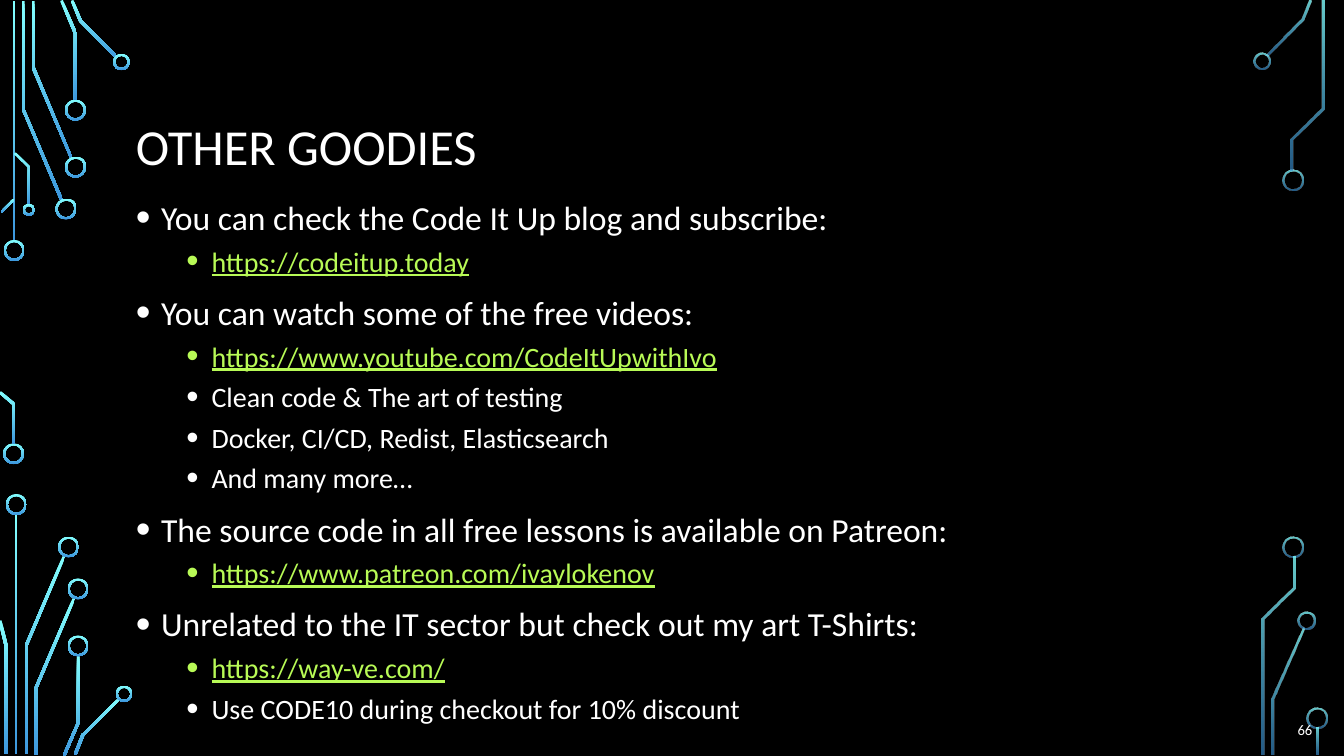
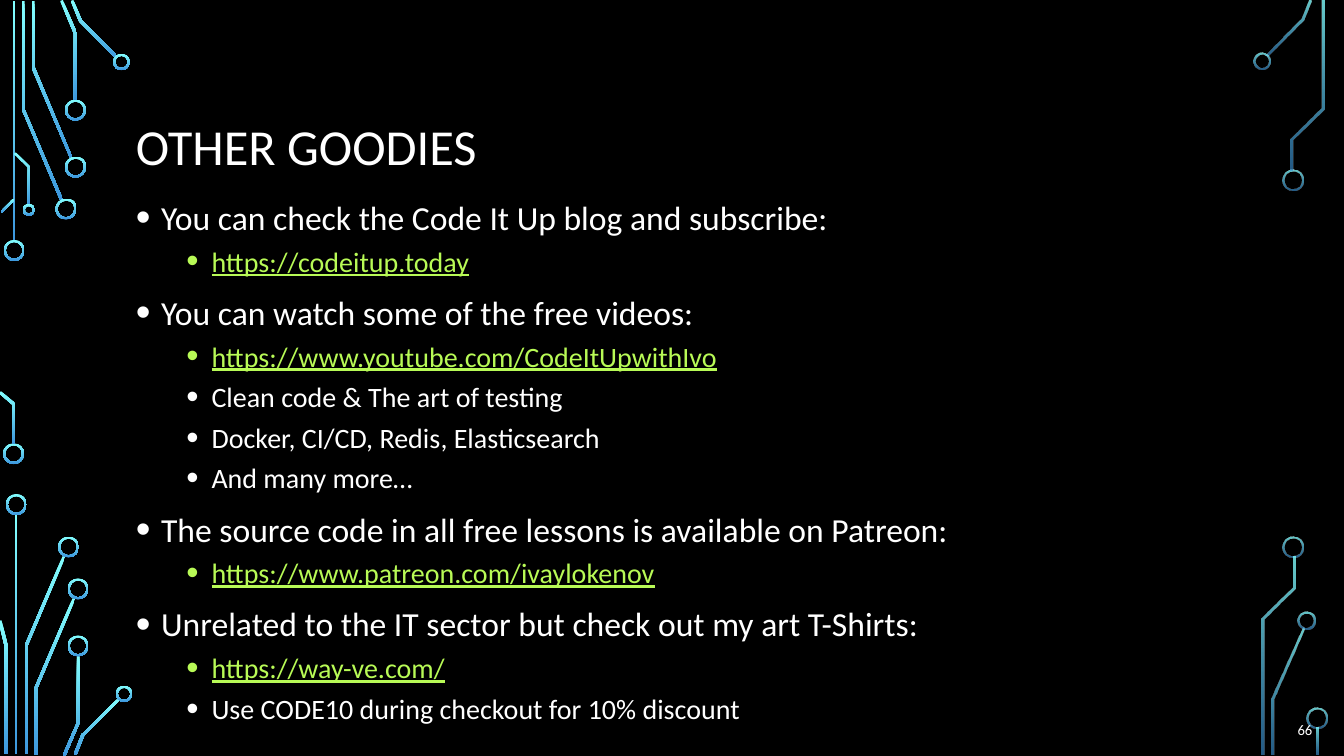
Before and after one commit to ivaylokenov/Software-Architecture-Series, a slide deck: slide 66 of Presentation-Part1-Fundamentals-And-Essentials.pptx. Drawn at 1344x756 pixels with LibreOffice and Linux fonts; fonts in the diff are those of the drawing; background and template pictures are left out. Boxes give left, top, right and bottom in pixels: in the first picture for what was removed or moved away, otherwise in the second. Text is boxed around its words. In the diff, an @@ line names an element or a change of style, - is before the commit and + after.

Commit message:
Added presentation for Part 2 - Technology & Patterns

```diff
--- a/Presentation-Part1-Fundamentals-And-Essentials.pptx
+++ b/Presentation-Part1-Fundamentals-And-Essentials.pptx
@@ text at [212, 428, 600, 452]: text changed @@
-  • Docker, CI/CD, Redist, Elasticsearch
+  • Docker, CI/CD, Redis, Elasticsearch
```
Also in this commit, not shown: 2 other files.
